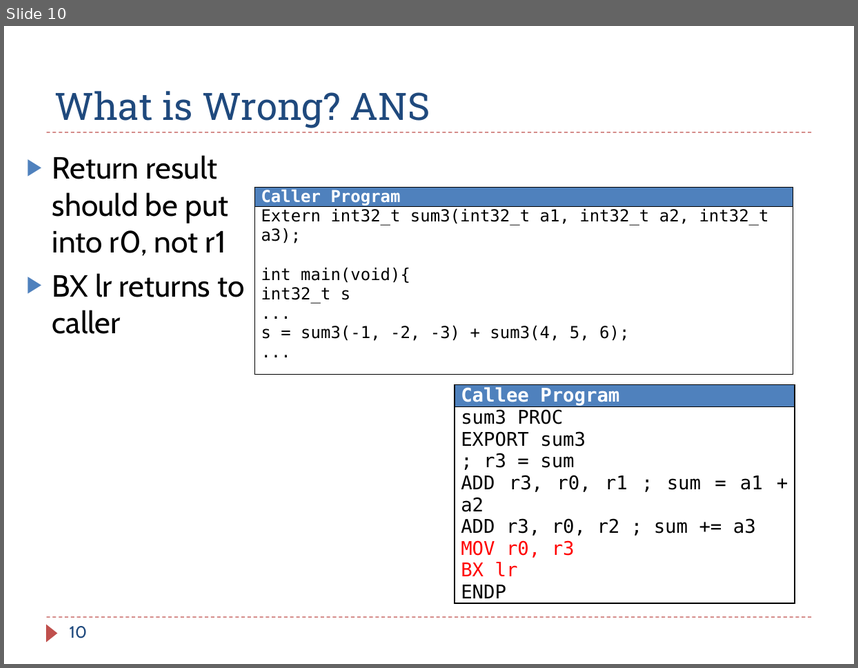
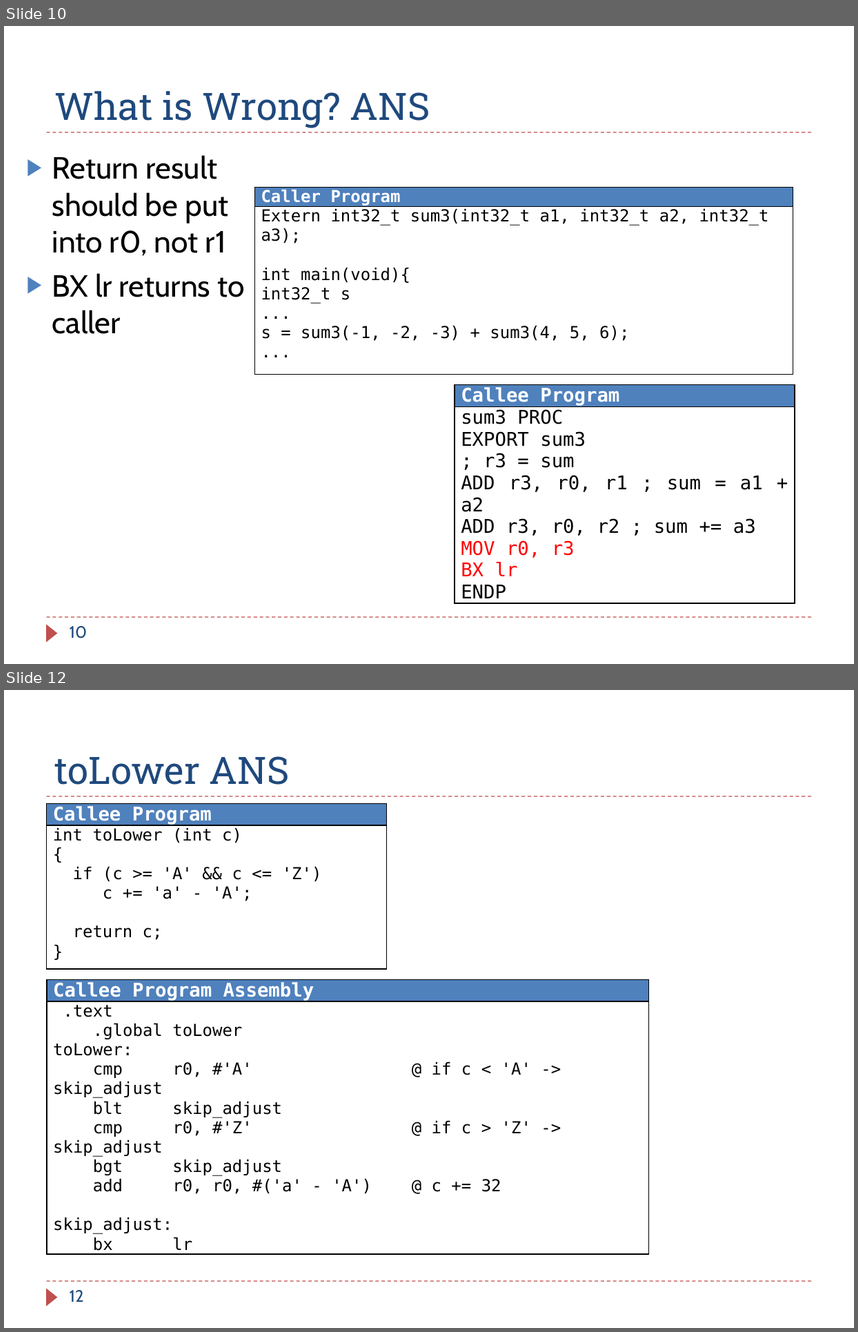
Before and after one commit to guhofstra/CSC111Fa25, a slide deck: PPTs/Ch8_ARM_Subroutines_Exercises ANS.pptx. Shown one above the other, each under a label of ours: slide 10 before the commit, slides 10 and 12 after it; the slides between them are not shown. The pictures are 858x668 and 858x1332 pixels, drawn with LibreOffice and Linux fonts; fonts in the diff are those of the drawing. Boxes give left, top, right and bottom in pixels: in the first picture for what was removed or moved away, otherwise in the second. Text is boxed around its words. In the diff, an @@ line names an element or a change of style, - is before the commit and + after.

```diff
--- a/PPTs/Ch8_ARM_Subroutines_Exercises ANS.pptx
+++ b/PPTs/Ch8_ARM_Subroutines_Exercises ANS.pptx
@@ slide 12 added at (x1=4, y1=690, x2=854, y2=1328), background #FFFFFF; not listed: 3 template elements that a slide beside it also shows @@
@@ title added at (x1=55, y1=756, x2=290, y2=785), 32 pt, text #1F497D @@
+toLower ANS
@@ table added at (x1=47, y1=803, x2=386, y2=969), 2 rows, 1 columns @@
+Callee Program
+int toLower (int c) / { / if (c >= 'A' && c <= 'Z') / c += 'a' - 'A'; / return c; / }
@@ table added at (x1=47, y1=979, x2=648, y2=1256), 2 rows, 1 columns @@
+Callee Program Assembly
+.text / .global toLower / toLower: / cmp r0, #'A' @ if c < 'A' -> skip_adjust / blt skip_adjust / cmp r0, #'Z' @ if c > 'Z' -> skip_adjust / bgt skip_adjust / add r0, r0, #('a' - 'A') @ c += 32 / skip_adjust: / bx lr
@@ page number added at (x1=70, y1=1290, x2=84, y2=1301), 14 pt, text #1F497D @@
+12
```
Also in this commit, not shown: 1 other slide added, 11 other files.
